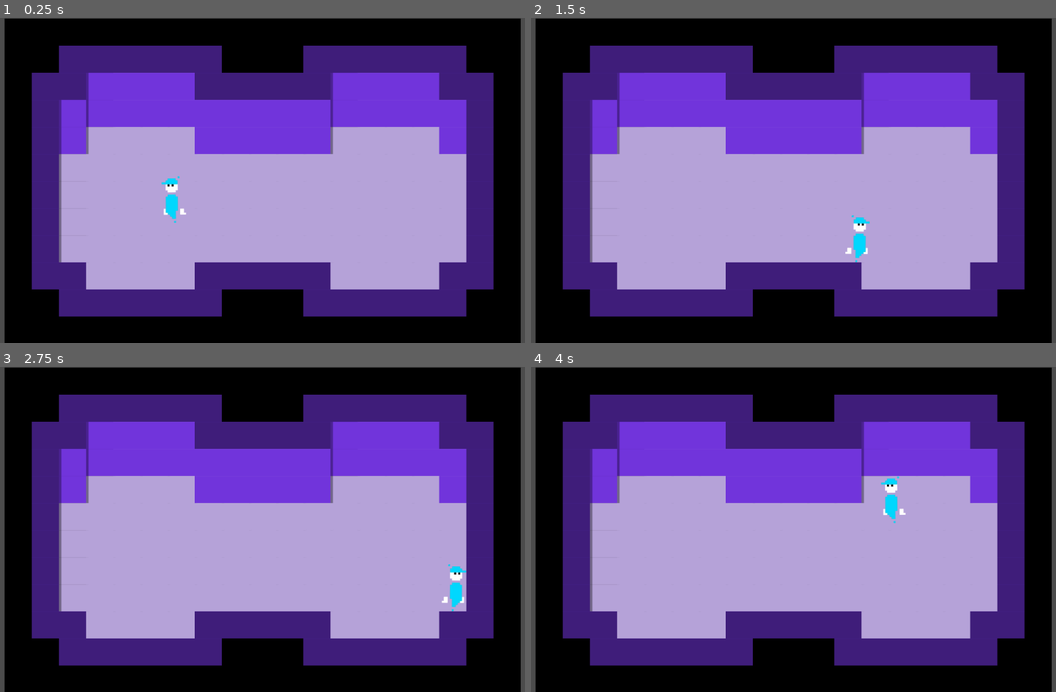
Above: before the commit, frames 1-4 (two rows, left to right).
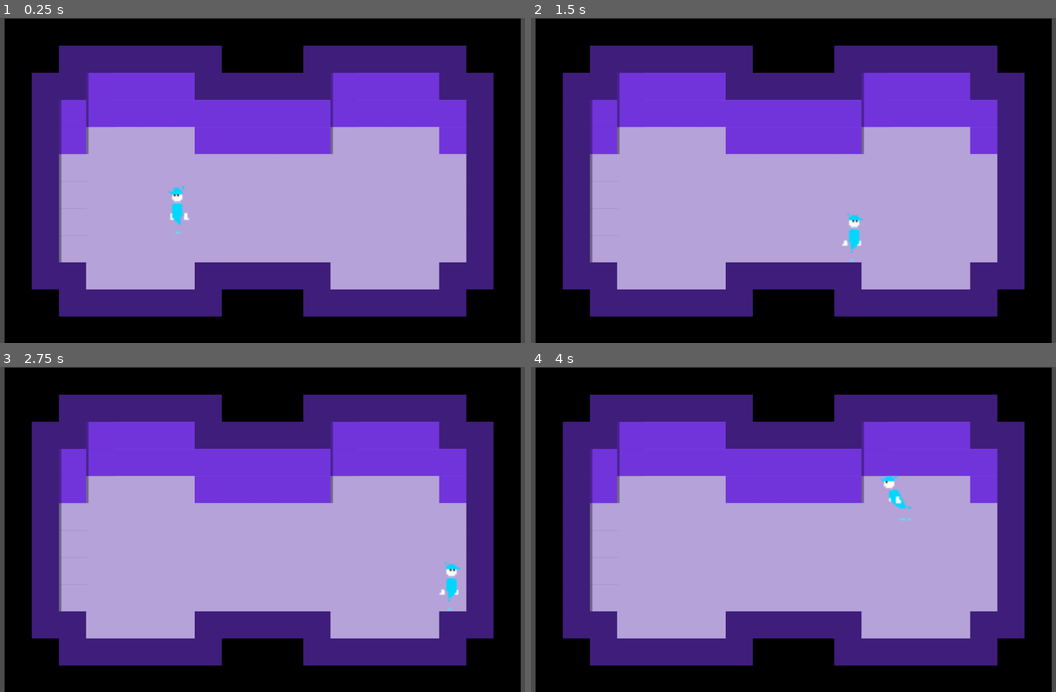
Above: after the commit, the same moments.

Repository: siliconemonster/jogo-aprendizado-computacao
Game: Godot game, scene res://src/Levels/TestLevel.tscn
Two runs of this game, one before a commit and one after it. Both use one fixed random seed, a clock stepped at 60 frames per second and the inputs below. The project has no main scene, so this scene is started directly.
Inputs:
- Up to frame 1 (0.25 s): no input
- Up to frame 2 (1.5 s): hold Right (move_right) 0.53-1.28 s; hold Down (move_down) from 1.28 s (still down)
- Up to frame 3 (2.75 s): tap Enter at 2 s; release Down (move_down) at 2.03 s; hold Right (move_right) from 2.03 s (still down)
- Up to frame 4 (4 s): release Right (move_right) at 2.78 s; hold Up (move_up) 2.78-3.53 s; hold Left (move_left) from 3.53 s (still down)

The runs differ from the first frame. In frame 1, 0.4% of the frame differs, in the area x 30-37%, y 48-67%; in frame 2, 0.4%; in frame 3, 0.4%; in frame 4, 0.4%.

Commit message:
Animação adicionada ao Player
Reorganização da pasta assets e sprites incluídos.

Diff:
--- a/src/Actors/Player.gd
+++ b/src/Actors/Player.gd
@@ -4,21 +4,36 @@
 
 var velocity: = Vector2.ZERO
 
+var _isFullRunning = false
+
 func _physics_process(delta: float) -> void:
+	movement()
+	spriteAnimation()
 
+func movement():
 	var movementDirection: = Vector2(
 		Input.get_action_strength("move_right") - Input.get_action_strength("move_left"),
 		Input.get_action_strength("move_down") - Input.get_action_strength("move_up")
 	)
 
-	velocity = movementDirection * moveSpeed
+	velocity = movementDirection.normalized() * moveSpeed    #normalized movement direction so diagonal movement is not faster than it should be
 	velocity = move_and_slide(velocity)
-	faceMovementDirection()
 
 
-func faceMovementDirection() -> void:
+func spriteAnimation():
 	if velocity.x > 0:
-		get_node("playerSpriteIdle").set_flip_h(true)
+		$AnimatedSprite.set_flip_h(true)
 	else:
 		if velocity.x < 0:
-			get_node("playerSpriteIdle").set_flip_h(false)
+			$AnimatedSprite.set_flip_h(false)
+
+	if velocity.length() > 0:
+		if not _isFullRunning:
+			$AnimatedSprite.play("idleToMoving")
+			if $AnimatedSprite.frame == $AnimatedSprite.frames.get_frame_count("idleToMoving") - 1:
+				_isFullRunning = true
+		else:
+			$AnimatedSprite.play("moving")
+	else:
+		_isFullRunning = false
+		$AnimatedSprite.play("idle")
--- a/src/Actors/Player.tscn
+++ b/src/Actors/Player.tscn
@@ -1,20 +1,96 @@
-[gd_scene load_steps=4 format=2]
+[gd_scene load_steps=18 format=2]
 
-[ext_resource path="res://assets/playerSpriteIdle.png" type="Texture" id=1]
+[ext_resource path="res://assets/sprites/mov_walk_empty.png" type="Texture" id=1]
 [ext_resource path="res://src/Actors/Player.gd" type="Script" id=2]
+[ext_resource path="res://assets/sprites/mov_idle.png" type="Texture" id=3]
+[ext_resource path="res://assets/sprites/mov_turn_empty.png" type="Texture" id=4]
 
-[sub_resource type="RectangleShape2D" id=1]
-extents = Vector2( 8.85821, 16.7381 )
+[sub_resource type="RectangleShape2D" id=15]
+extents = Vector2( 13.1695, 13.7465 )
+
+[sub_resource type="AtlasTexture" id=16]
+flags = 4
+atlas = ExtResource( 3 )
+region = Rect2( 0, 0, 32, 48 )
+
+[sub_resource type="AtlasTexture" id=17]
+flags = 4
+atlas = ExtResource( 3 )
+region = Rect2( 32, 0, 32, 48 )
+
+[sub_resource type="AtlasTexture" id=18]
+flags = 4
+atlas = ExtResource( 3 )
+region = Rect2( 64, 0, 32, 48 )
+
+[sub_resource type="AtlasTexture" id=19]
+flags = 4
+atlas = ExtResource( 3 )
+region = Rect2( 96, 0, 32, 48 )
+
+[sub_resource type="AtlasTexture" id=20]
+flags = 4
+atlas = ExtResource( 1 )
+region = Rect2( 0, 0, 32, 48 )
+
+[sub_resource type="AtlasTexture" id=21]
+flags = 4
+atlas = ExtResource( 1 )
+region = Rect2( 32, 0, 32, 48 )
+
+[sub_resource type="AtlasTexture" id=22]
+flags = 4
+atlas = ExtResource( 1 )
+region = Rect2( 64, 0, 32, 48 )
+
+[sub_resource type="AtlasTexture" id=23]
+flags = 4
+atlas = ExtResource( 1 )
+region = Rect2( 96, 0, 32, 48 )
+
+[sub_resource type="AtlasTexture" id=12]
+flags = 4
+atlas = ExtResource( 4 )
+region = Rect2( 0, 0, 32, 48 )
+
+[sub_resource type="AtlasTexture" id=13]
+flags = 4
+atlas = ExtResource( 4 )
+region = Rect2( 32, 0, 32, 48 )
+
+[sub_resource type="AtlasTexture" id=14]
+flags = 4
+atlas = ExtResource( 4 )
+region = Rect2( 64, 0, 32, 48 )
+
+[sub_resource type="SpriteFrames" id=24]
+animations = [ {
+"frames": [ SubResource( 16 ), SubResource( 17 ), SubResource( 18 ), SubResource( 19 ) ],
+"loop": true,
+"name": "idle",
+"speed": 6.0
+}, {
+"frames": [ SubResource( 20 ), SubResource( 21 ), SubResource( 22 ), SubResource( 23 ) ],
+"loop": true,
+"name": "moving",
+"speed": 6.0
+}, {
+"frames": [ SubResource( 12 ), SubResource( 13 ), SubResource( 14 ) ],
+"loop": false,
+"name": "idleToMoving",
+"speed": 10.0
+} ]
 
 [node name="Player" type="KinematicBody2D"]
 collision_mask = 12
 script = ExtResource( 2 )
 
-[node name="playerSpriteIdle" type="Sprite" parent="."]
-position = Vector2( 0, -40 )
-texture = ExtResource( 1 )
+[node name="CollisionShape2D" type="CollisionShape2D" parent="."]
+position = Vector2( 7, 37 )
+scale = Vector2( 2, 2 )
+shape = SubResource( 15 )
 
-[node name="CollisionShape2D" type="CollisionShape2D" parent="."]
-position = Vector2( -4.76837e-07, -6.01853e-36 )
-scale = Vector2( 4.06935, 1.79181 )
-shape = SubResource( 1 )
+[node name="AnimatedSprite" type="AnimatedSprite" parent="."]
+scale = Vector2( 5, 5 )
+frames = SubResource( 24 )
+animation = "idleToMoving"
--- a/src/Levels/TestLevel.tscn
+++ b/src/Levels/TestLevel.tscn
@@ -1,6 +1,6 @@
 [gd_scene load_steps=12 format=2]
 
-[ext_resource path="res://assets/tileset.png" type="Texture" id=1]
+[ext_resource path="res://assets/sprites/tileset.png" type="Texture" id=1]
 [ext_resource path="res://src/Actors/Player.tscn" type="PackedScene" id=2]
 
 [sub_resource type="ConvexPolygonShape2D" id=1]
Renamed: Audio/ideias - informações.txt -> assets/audio/ideias - informações.txt
Binary file added: assets/sprites/esteira.png
Not shown, changed: assets/sprites/esteira.png.import
Binary file added: assets/sprites/mov_idle.png
Not shown, added: assets/sprites/mov_idle.png.import
Binary file added: assets/sprites/mov_turn_empty.png
Not shown, changed: assets/sprites/mov_turn_empty.png.import
Binary file added: assets/sprites/mov_walk_empty.png
Not shown, added: assets/sprites/mov_walk_empty.png.import
Renamed: assets/playerSpriteIdle.png -> assets/sprites/playerSpriteIdle.png
Not shown, added: assets/sprites/playerSpriteIdle.png.import
Renamed: assets/tileset.png -> assets/sprites/tileset.png
(and 6 more such lines)
